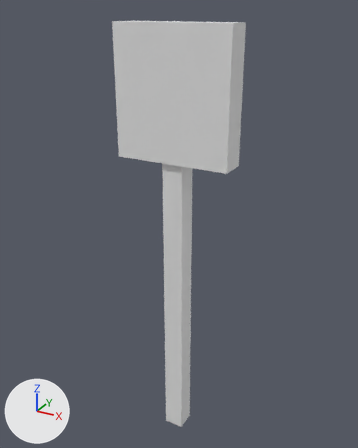
The FBX model Assets/Models/Switch.fbx as it was, and as the next commit left it.
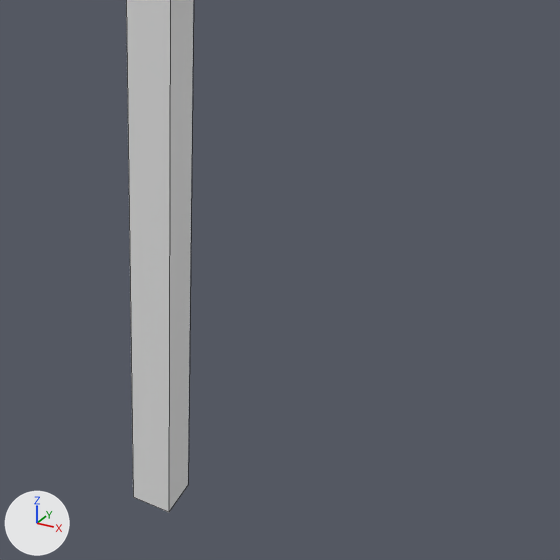
There are two pictures of each version: one whole from a 50 mm lens placed at (1.62, -2.92, 2.33), pointed at (-0.04, 0.09, 0.83), one close up on the part from 30% to 98% of the width and 46% to 100% of the height. The lights are fixed; the arrows at lower left show +X, +Y and +Z. The close-ups show mesh edges as thin lines.

Script lines for the objects in view, before the commit:
```python
me_cube = bpy.data.meshes.new('Cube')
me_cube.from_pydata(...)  # 52 vertices, 50 faces; spans x -0.42..0.42, y -0.11..0.12, z -1.0..2.24
me_cube.materials.append(mat_material)  # white #e7e7e7
# before: 1 (0.08, 0.08, -1.0) at pixel (188, 484), 3 (0.08, -0.08, -1.0) at pixel (168, 512), 5 (-0.08, 0.08, -1.0), 7 (-0.08, -0.08, -1.0) at pixel (133, 497)
ob_cube = bpy.data.objects.new('Cube', me_cube)
ob_cube.location = (0.0, 0.0, 0.0)
```
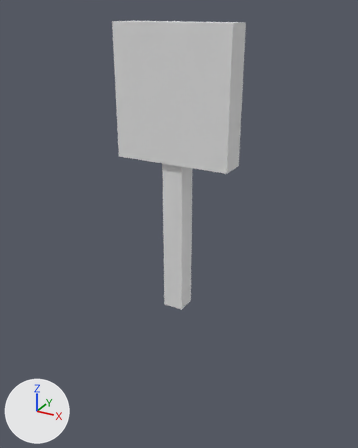
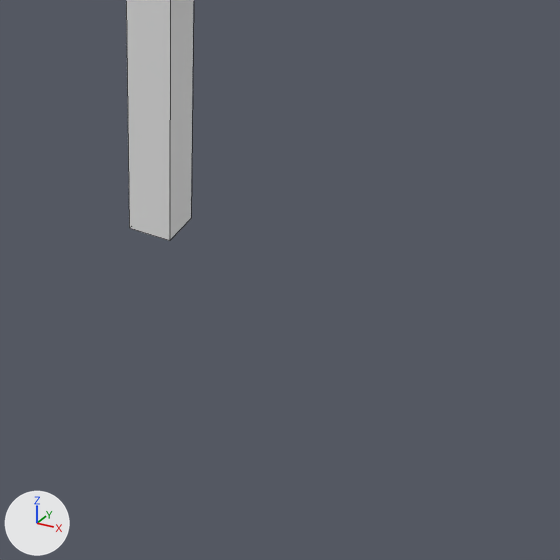
Commit message: Made switch shorter

The change in detail:
me_cube has 52 vertices, 50 faces and spans x -0.42..0.42, y -0.11..0.12, z -1.0..2.24.
me_cube is used by ob_cube; location (0.0, 0.0, 0.0).
Part 1, on me_cube:
Vertices 1, 3, 5, 7 of me_cube move by (0.0, 0.0, 1.2).

Boxes (x1, y1, x2, y2) around the edits, measured in the close-ups (560 x 560 px):
'Cube', reshaped
    before: (126, 0, 194, 512)
    after: (126, 0, 194, 240)
